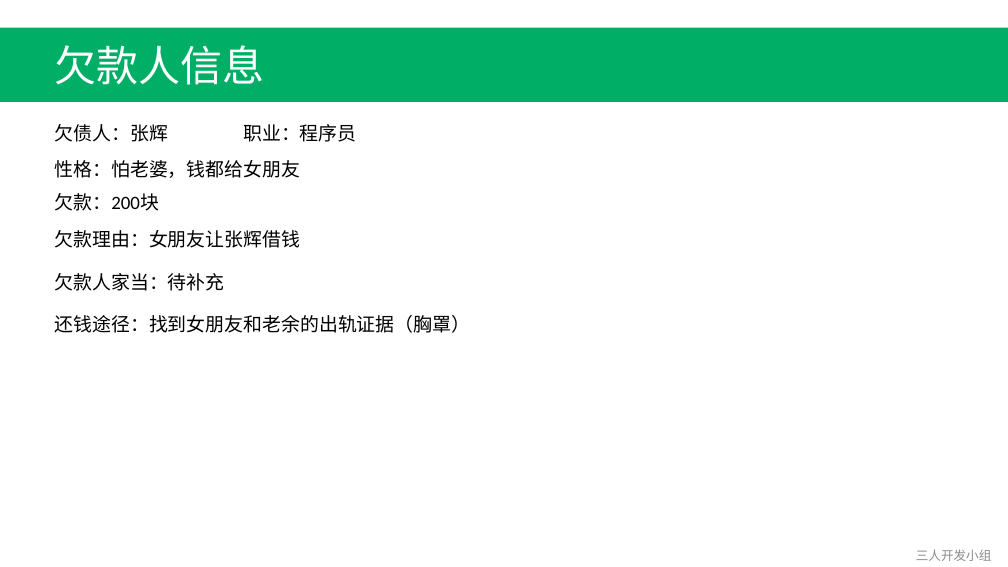
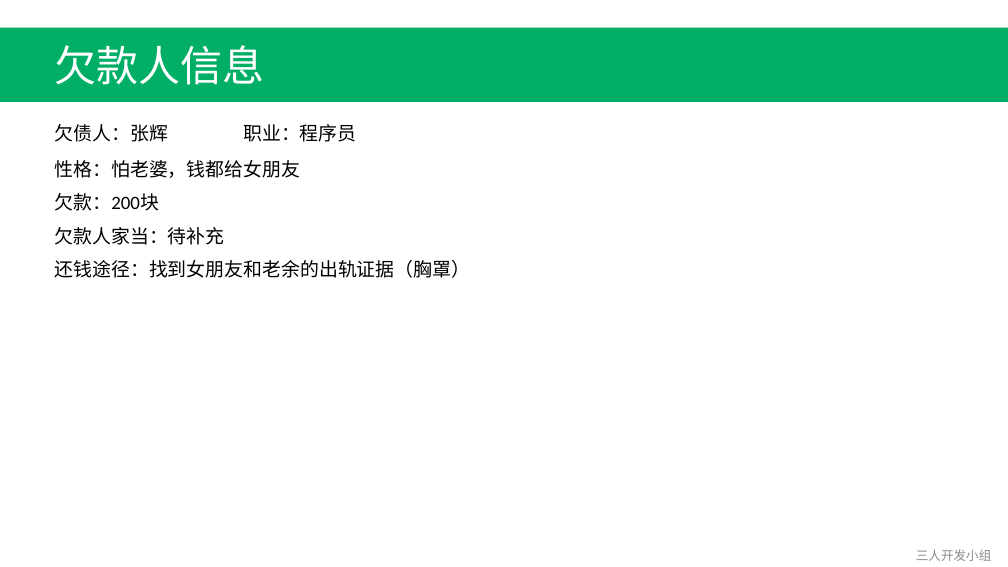
Before and after one commit to Fordebt/Give-me-my-money, a slide deck: slide 2 of 关卡1-沈永良.pptx. Drawn at 1008x567 pixels with LibreOffice and Linux fonts; fonts in the diff are those of the drawing. Boxes give left, top, right and bottom in pixels: in the first picture for what was removed or moved away, otherwise in the second. Text is boxed around its words. In the diff, an @@ line names an element or a change of style, - is before the commit and + after.

```diff
--- a/关卡1-沈永良.pptx
+++ b/关卡1-沈永良.pptx
@@ text "欠款人家当：待补充": place and size @@
-text "欠款人家当：待补充" at (55, 273, 225, 291)
+text "欠款人家当：待补充" at (55, 227, 225, 245)
@@ text removed at (55, 230, 301, 248) @@
-欠款理由：女朋友让张辉借钱
@@ text "还钱途径：找到女朋友和老余的出轨证据（胸罩）": place and size @@
-text "还钱途径：找到女朋友和老余的出轨证据（胸罩）" at (55, 315, 471, 333)
+text "还钱途径：找到女朋友和老余的出轨证据（胸罩）" at (55, 260, 471, 278)
```
Also in this commit, not shown: 1 slide added, 4 other files.
